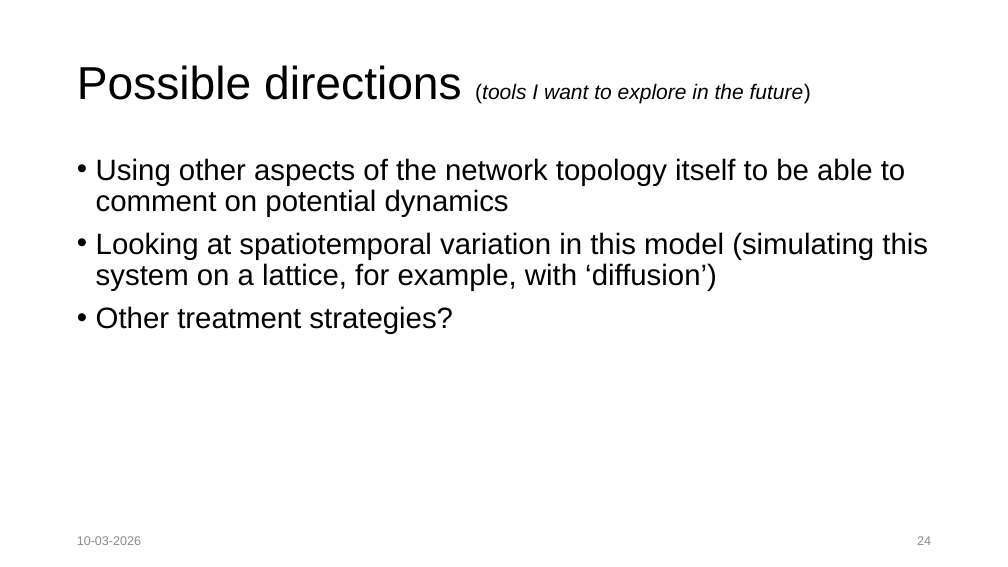
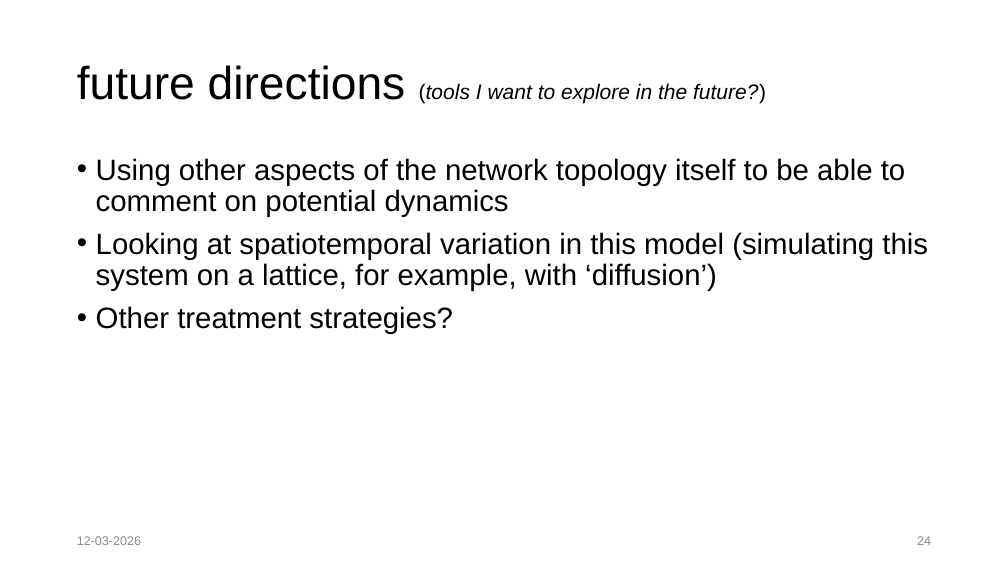
Before and after one commit to lokesh-venkatesh/TIME_Dynamics, a slide deck: slide 24 of resources/Lab Presentation 10th March.pptx. Drawn at 1008x567 pixels with LibreOffice and Linux fonts; fonts in the diff are those of the drawing. Boxes give left, top, right and bottom in pixels: in the first picture for what was removed or moved away, otherwise in the second. Text is boxed around its words. In the diff, an @@ line names an element or a change of style, - is before the commit and + after.

```diff
--- a/resources/Lab Presentation 10th March.pptx
+++ b/resources/Lab Presentation 10th March.pptx
@@ title at (77, 65, 766, 104): text changed @@
-Possible directions (tools I want to explore in the future)
+future directions (tools I want to explore in the future?)
@@ text at (77, 536, 141, 545): text changed @@
-10-03-2026
+12-03-2026
```
Also in this commit, not shown: 18 other slides changed, 47 other files.
